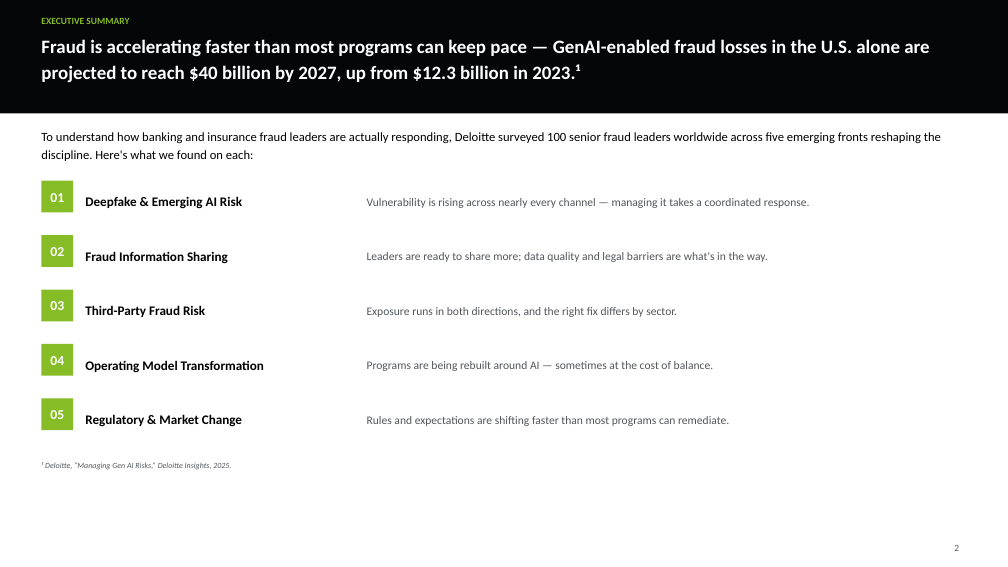
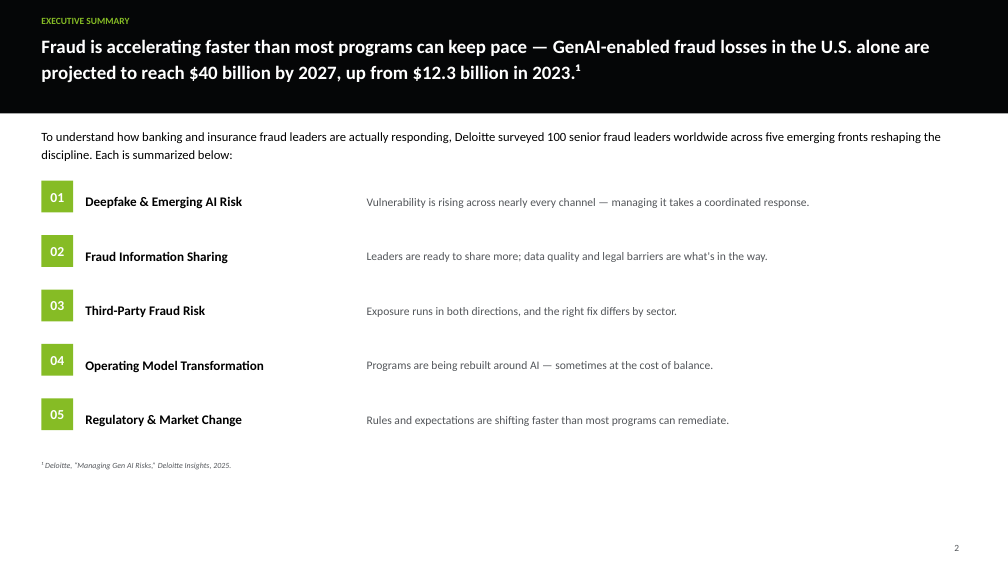
Before and after one commit to davidlin778/Fraud-in-2026, a slide deck: slide 3 of Fraud in 2026 - Story.pptx. Drawn at 1008x567 pixels with LibreOffice and Linux fonts; fonts in the diff are those of the drawing. Boxes give left, top, right and bottom in pixels: in the first picture for what was removed or moved away, otherwise in the second. Text is boxed around its words. In the diff, an @@ line names an element or a change of style, - is before the commit and + after.

```diff
--- a/Fraud in 2026 - Story.pptx
+++ b/Fraud in 2026 - Story.pptx
@@ text at (x1=41, y1=132, x2=941, y2=161): text changed @@
-To understand how banking and insurance fraud leaders are actually responding, Deloitte surveyed 100 senior fraud leaders worldwide across five emerging fronts reshaping the discipline. Here's what we found on each:
+To understand how banking and insurance fraud leaders are actually responding, Deloitte surveyed 100 senior fraud leaders worldwide across five emerging fronts reshaping the discipline. Each is summarized below:
```
Also in this commit, not shown: 17 other slides changed, 1 slide added.
